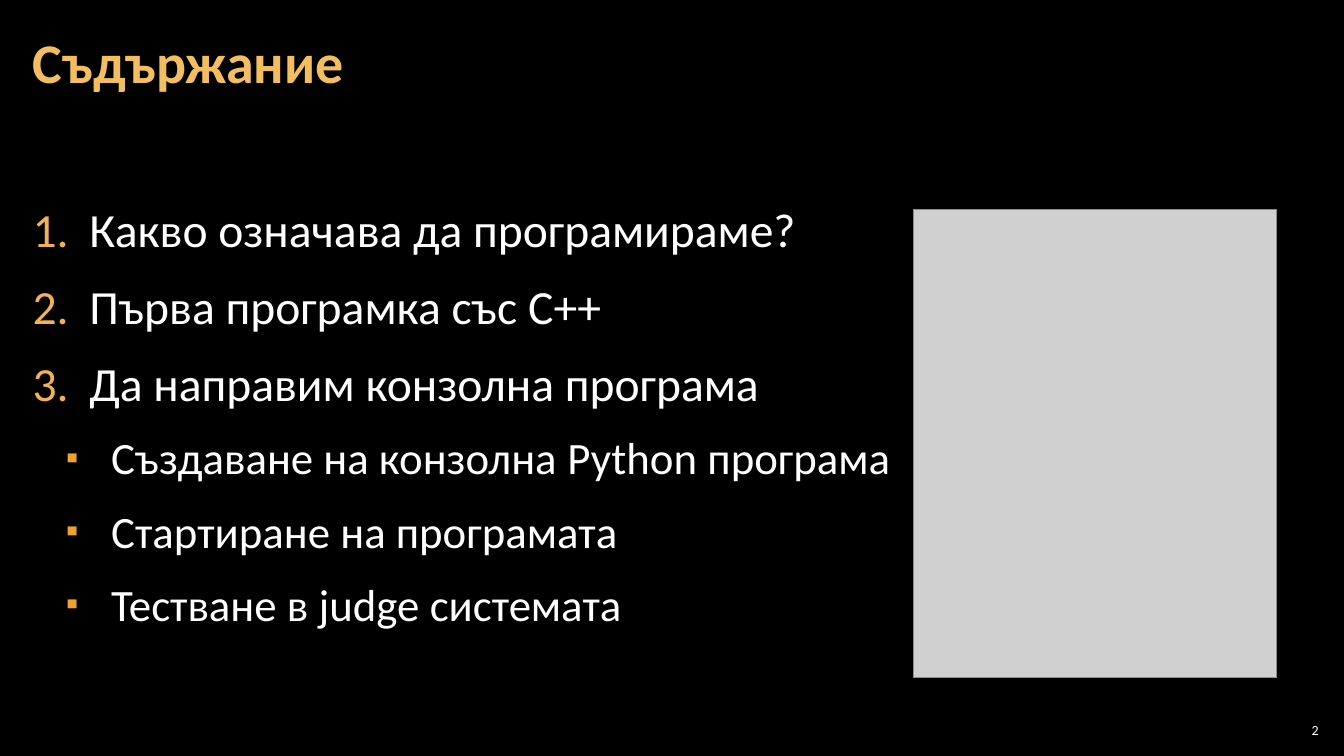
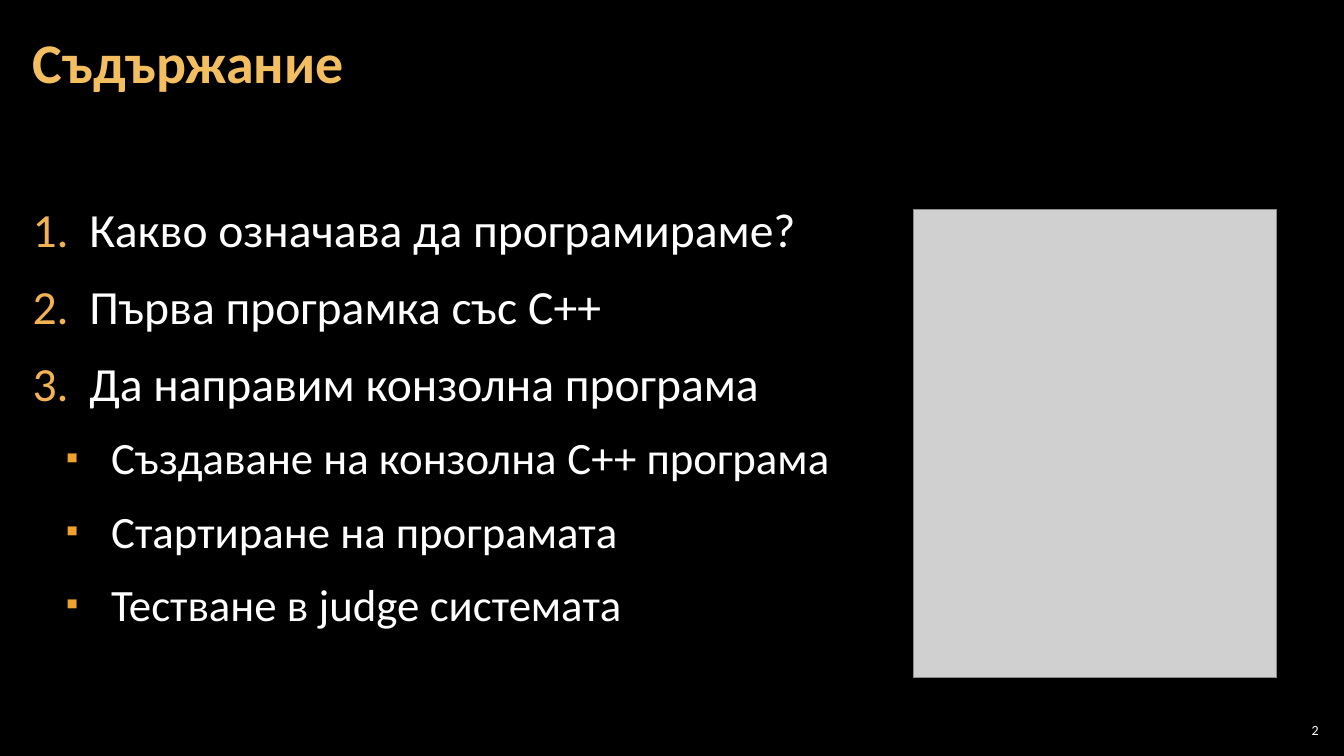
Before and after one commit to Software-University/C-plus-plus, a slide deck: slide 2 of 1. First-Steps-in-Coding/1. First-Steps-in-Coding.pptx. Drawn at 1344x756 pixels with LibreOffice and Linux fonts; fonts in the diff are those of the drawing; grey boxes stand for pictures; background and template pictures are left out. Boxes give left, top, right and bottom in pixels: in the first picture for what was removed or moved away, otherwise in the second. Text is boxed around its words. In the diff, an @@ line names an element or a change of style, - is before the commit and + after.

```diff
--- a/1. First-Steps-in-Coding/1. First-Steps-in-Coding.pptx
+++ b/1. First-Steps-in-Coding/1. First-Steps-in-Coding.pptx
@@ text at [111,445,830,482]: text changed @@
-  ▪ Създаване на конзолна Python програма
+  ▪ Създаване на конзолна C++ програма
```
Also in this commit, not shown: 1 other slide changed, 1 other file.
